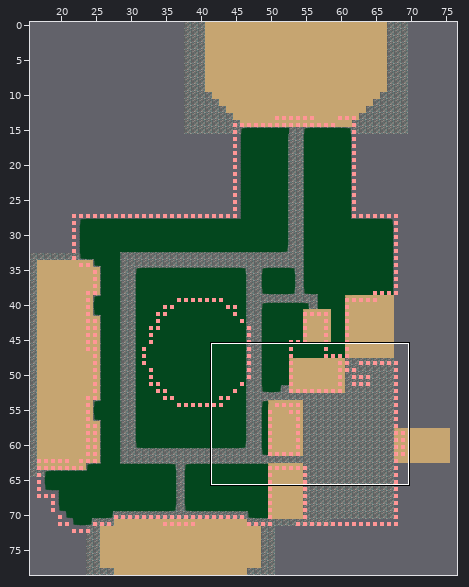
Tiled map: Output/Assets/Maps/map1.tmx. The picture above shows the old version from afar; the outline marks the close-up.
Close-up. As it was:
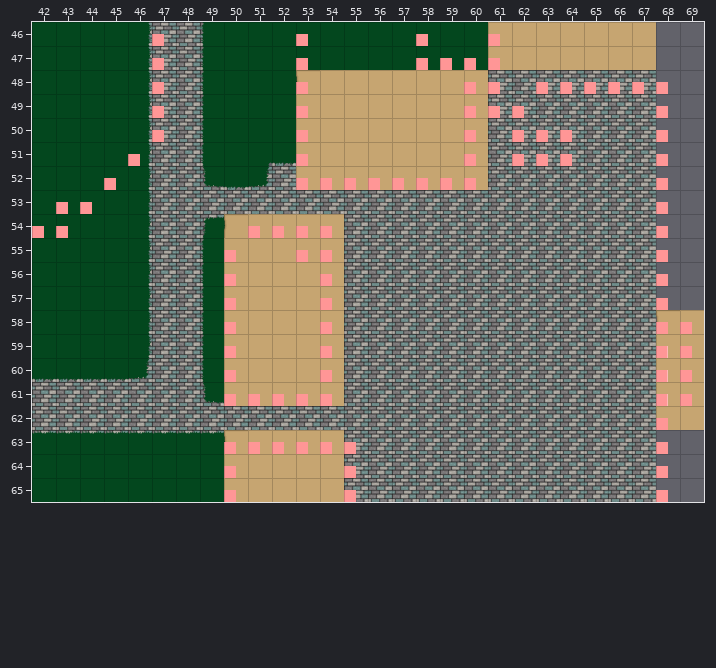
Cells are 64x64 px. Shown: x 42..69, y 46..65. The commit also changed other parts of the map, which this record leaves out.
Once edited:
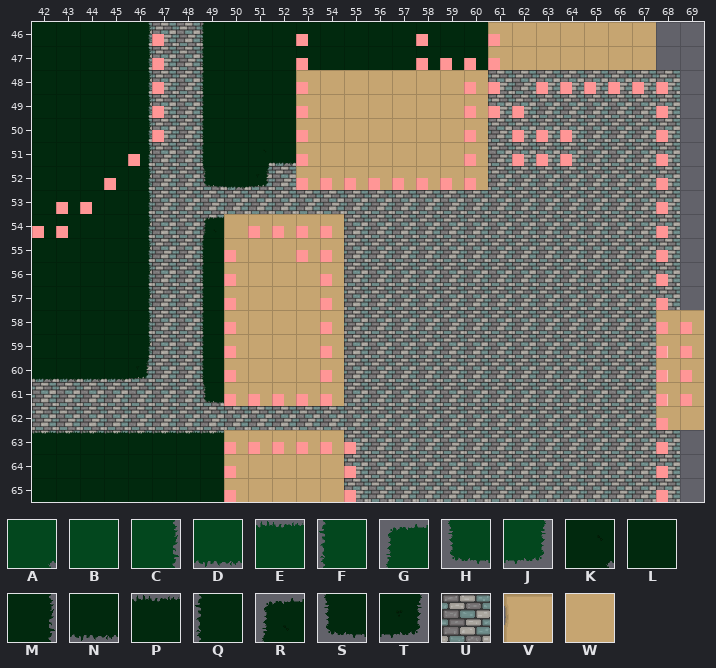
Key: from "Spritesheet Grass": A 0, B 3, C 4, D 11, E 12, F 13, G 20, H 28, J 29; from "Spritesheet Grass Darker": K 0, L 2, M 4, N 11, P 12, Q 13, R 20, S 28, T 29; from "Spritesheet ladrillos de piedr": U 7; from "Tienda interior": V 3, W 10.
_ is an empty cell.
Edits made:
Layer "Paths Fondo":
The author put tile U in rows 48 to 50 at x 68; in row 51 at x 51 and 68; in rows 52 to 57 at x 68; in rows 63 to 65 at x 68.
Layer "Fondo":
Tile A becomes tile K in row 51 at x 51.
Tile B becomes tile L in rows 46 to 47 at x 42 to 45 and 50 to 60; in rows 48 to 50 at x 42 to 45 and 50 to 52; in row 51 at x 42 to 45 and 50; in rows 52 to 59 at x 42 to 45; in rows 64 to 65 at x 42 to 49.
Tile C becomes tile M in rows 46 to 59 at x 46.
Tile D becomes tile N in row 51 at x 52; in row 52 at x 50; in row 60 at x 42 to 45.
Tile E becomes tile P in row 63 at x 42 to 49.
Tile F becomes tile Q in rows 46 to 51 at x 49; in rows 55 to 60 at x 49.
Tile G becomes tile R in row 54 at x 49.
Tile H becomes tile S in row 52 at x 49; in row 61 at x 49.
Tile J becomes tile T in row 52 at x 51; in row 60 at x 46.
The author cleared tile B in row 48 at x 53; in row 54 at x 50; in row 63 at x 50.
Layer "Tiendas":
Tile V becomes tile W in row 48 at x 53; in row 54 at x 50; in row 58 at x 68; in row 63 at x 50.
